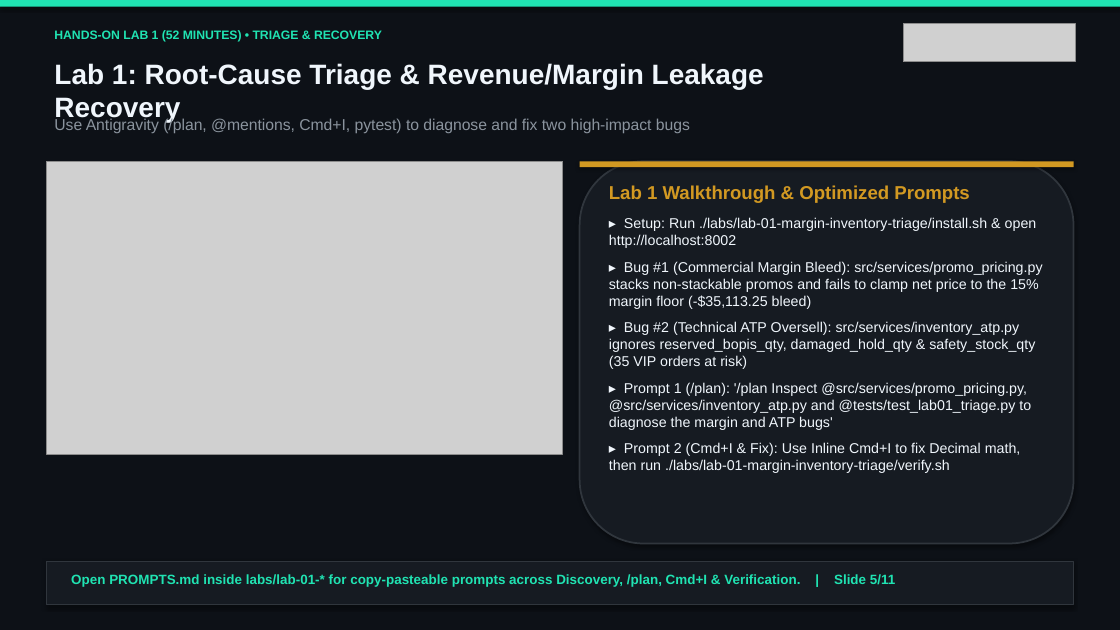
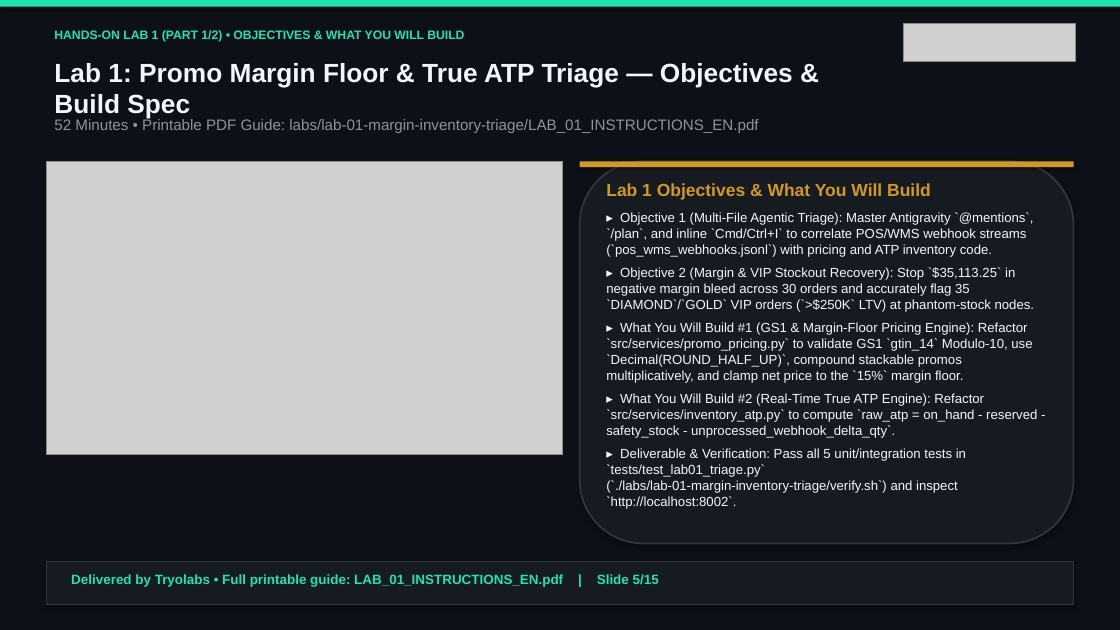
Before and after one commit to tryolabs/antigravity-workshop-retail, a slide deck: slide 5 of slides/antigravity_retail_workshop_en.pptx. Drawn at 1120x630 pixels with LibreOffice and Linux fonts; fonts in the diff are those of the drawing; grey boxes stand for pictures. Boxes give left, top, right and bottom in pixels: in the first picture for what was removed or moved away, otherwise in the second. Text is boxed around its words. In the diff, an @@ line names an element or a change of style, - is before the commit and + after.

Commit message:
Add Tryolabs-branded Lab Instruction PDFs, branded docs, and 15-slide presentations with Lab Objectives, What You Will Build & Step-by-Step Instructions

```diff
--- a/slides/antigravity_retail_workshop_en.pptx
+++ b/slides/antigravity_retail_workshop_en.pptx
@@ text at [54,30,464,42]: text changed @@
-HANDS-ON LAB 1 (52 MINUTES) • TRIAGE & RECOVERY
+HANDS-ON LAB 1 (PART 1/2) • OBJECTIVES & WHAT YOU WILL BUILD
@@ text at [54,63,793,119]: text changed; size 24 to 22.5 pt @@
-Lab 1: Root-Cause Triage & Revenue/Margin Leakage Recovery
+Lab 1: Promo Margin Floor & True ATP Triage — Objectives & Build Spec
@@ text at [54,117,758,133]: text changed; size 13.5 to 13 pt @@
-Use Antigravity (/plan, @mentions, Cmd+I, pytest) to diagnose and fix two high-impact bugs
+52 Minutes • Printable PDF Guide: labs/lab-01-margin-inventory-triage/LAB_01_INSTRUCTIONS_EN.pdf
@@ text at [606,183,1037,509]: text changed; size 12.2 to 11.3 pt @@
-Lab 1 Walkthrough & Optimized Prompts
-▸ Setup: Run ./labs/lab-01-margin-inventory-triage/install.sh & open http://localhost:8002
-▸ Bug #1 (Commercial Margin Bleed): src/services/promo_pricing.py stacks non-stackable promos and fails to clamp net price to the 15% margin floor (-$35,113.25 bleed)
-▸ Bug #2 (Technical ATP Oversell): src/services/inventory_atp.py ignores reserved_bopis_qty, damaged_hold_qty & safety_stock_qty (35 VIP orders at risk)
-▸ Prompt 1 (/plan): '/plan Inspect @src/services/promo_pricing.py, @src/services/inventory_atp.py and @tests/test_lab01_triage.py to diagnose the margin and ATP bugs'
-▸ Prompt 2 (Cmd+I & Fix): Use Inline Cmd+I to fix Decimal math, then run ./labs/lab-01-margin-inventory-triage/verify.sh
+Lab 1 Objectives & What You Will Build
+▸ Objective 1 (Multi-File Agentic Triage): Master Antigravity `@mentions`, `/plan`, and inline `Cmd/Ctrl+I` to correlate POS/WMS webhook streams (`pos_wms_webhooks.jsonl`) with pricing and ATP inventory code.
+▸ Objective 2 (Margin & VIP Stockout Recovery): Stop `$35,113.25` in negative margin bleed across 30 orders and accurately flag 35 `DIAMOND`/`GOLD` VIP orders (`>$250K` LTV) at phantom-stock nodes.
+▸ What You Will Build #1 (GS1 & Margin-Floor Pricing Engine): Refactor `src/services/promo_pricing.py` to validate GS1 `gtin_14` Modulo-10, use `Decimal(ROUND_HALF_UP)`, compound stackable promos multiplicatively, and clamp net price to the `15%` margin floor.
+▸ What You Will Build #2 (Real-Time True ATP Engine): Refactor `src/services/inventory_atp.py` to compute `raw_atp = on_hand - reserved - safety_stock - unprocessed_webhook_delta_qty`.
+▸ Deliverable & Verification: Pass all 5 unit/integration tests in `tests/test_lab01_triage.py` (`./labs/lab-01-margin-inventory-triage/verify.sh`) and inspect `http://localhost:8002`.
@@ text at [71,574,659,587]: text changed @@
-Open PROMPTS.md inside labs/lab-01-* for copy-pasteable prompts across Discovery, /plan, Cmd+I & Verification. | Slide 5/11
+Delivered by Tryolabs • Full printable guide: LAB_01_INSTRUCTIONS_EN.pdf | Slide 5/15
```
Also in this commit, not shown: 10 other slides changed, 4 slides added, 35 other files.
